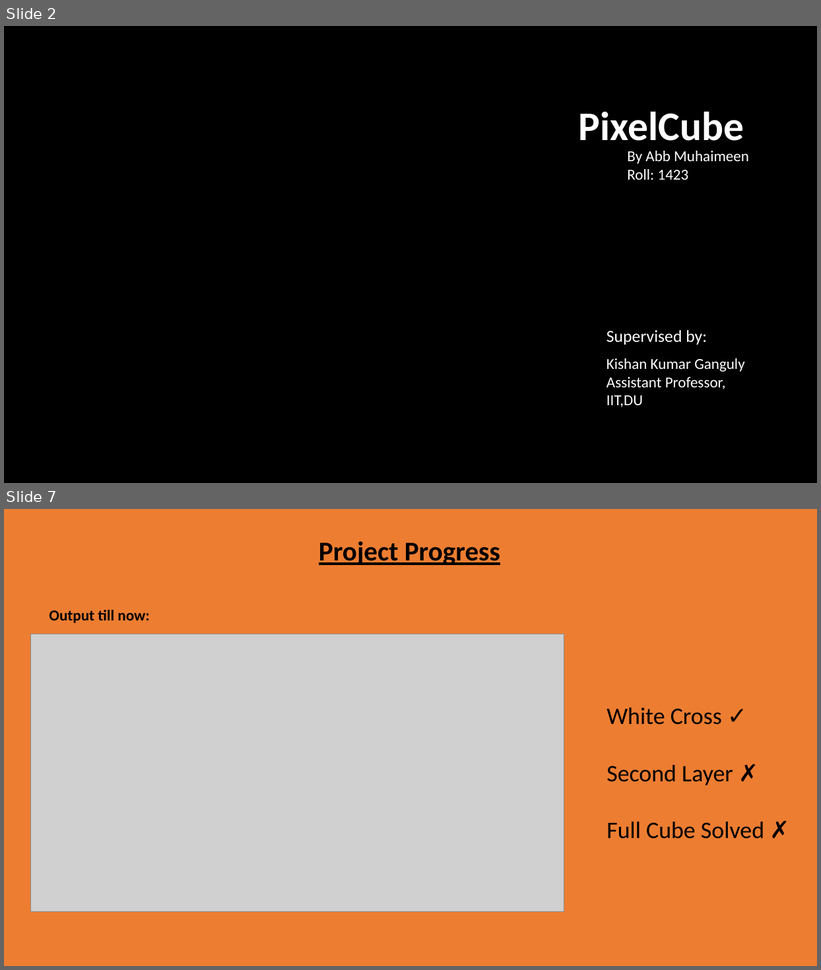
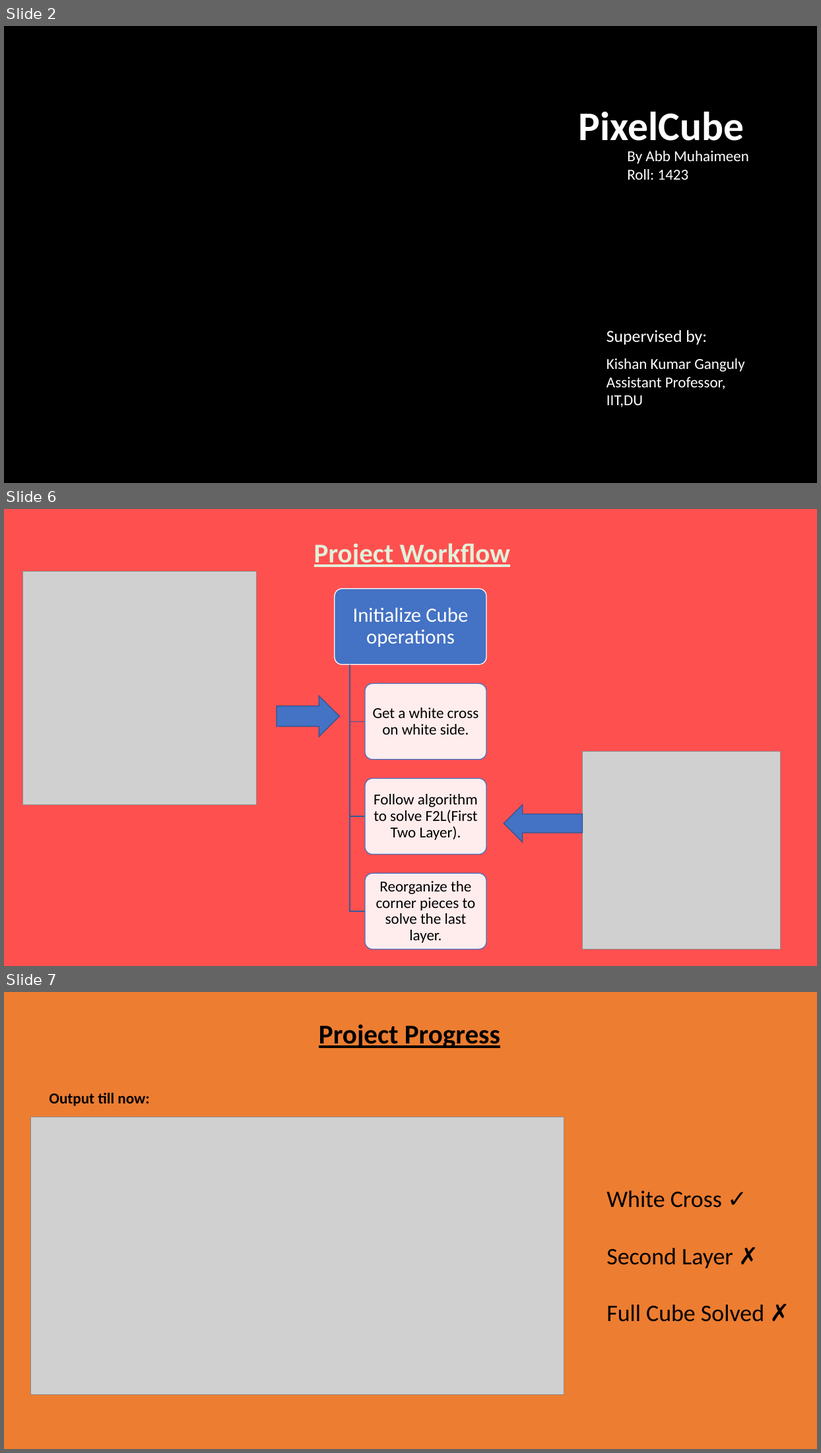
Before and after one commit to muhaimeen90/Spl-1, a slide deck: SPL-1(1423).pptx. Shown one above the other, each under a label of ours: slides 2 and 7 before the commit, slides 2, 6 and 7 after it; the slides between them are not shown. The pictures are 821x970 and 821x1453 pixels, drawn with LibreOffice and Linux fonts; fonts in the diff are those of the drawing; grey boxes stand for pictures; background and template pictures are left out. Boxes give left, top, right and bottom in pixels: in the first picture for what was removed or moved away, otherwise in the second. Text is boxed around its words. In the diff, an @@ line names an element or a change of style, - is before the commit and + after.

```diff
--- a/SPL-1(1423).pptx
+++ b/SPL-1(1423).pptx
@@ slide 6 added at [4, 509, 817, 966], background #FF5050 @@
@@ text added at [314, 543, 510, 567], 32 pt, text #E2F0D9, bold, underline @@
+Project Workflow
@@ picture added at [23, 572, 257, 805] @@
@@ right arrow added at [277, 696, 339, 737], fill #4472C4, outline #325491 1 pt @@
@@ picture added at [583, 752, 781, 950] @@
@@ left arrow added at [504, 805, 583, 843], fill #4472C4, outline #325491 1 pt @@
@@ group added at [335, 589, 486, 950]: 4 rounded rectangles, 4 texts, 3 freeform shapes @@
+Initialize Cube operations
+Get a white cross on white side.
+Follow algorithm to solve F2L(First Two Layer).
+Reorganize the corner pieces to solve the last layer.
```
Also in this commit, not shown: 2 slides changed, 2 other slides added, 2 slides removed.
